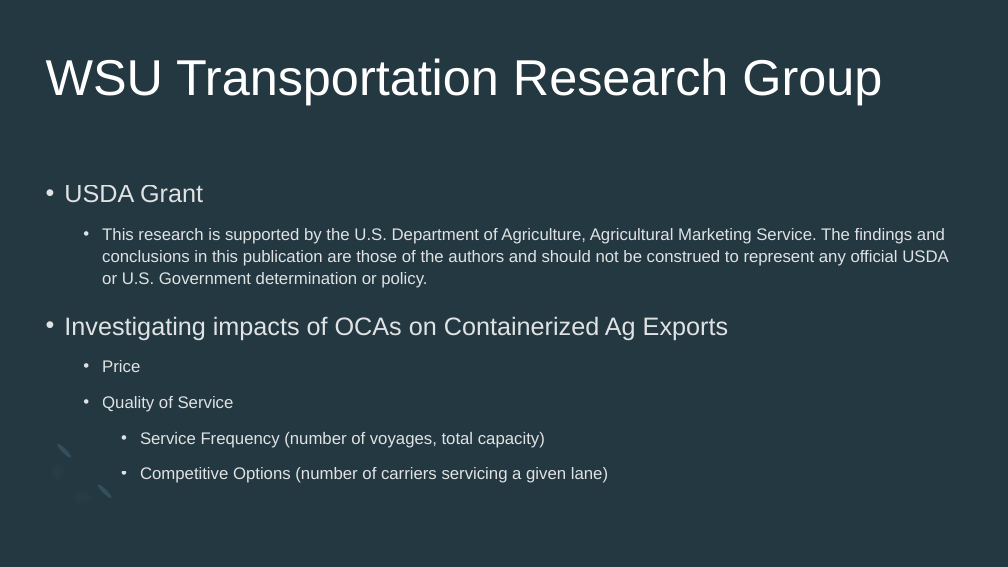
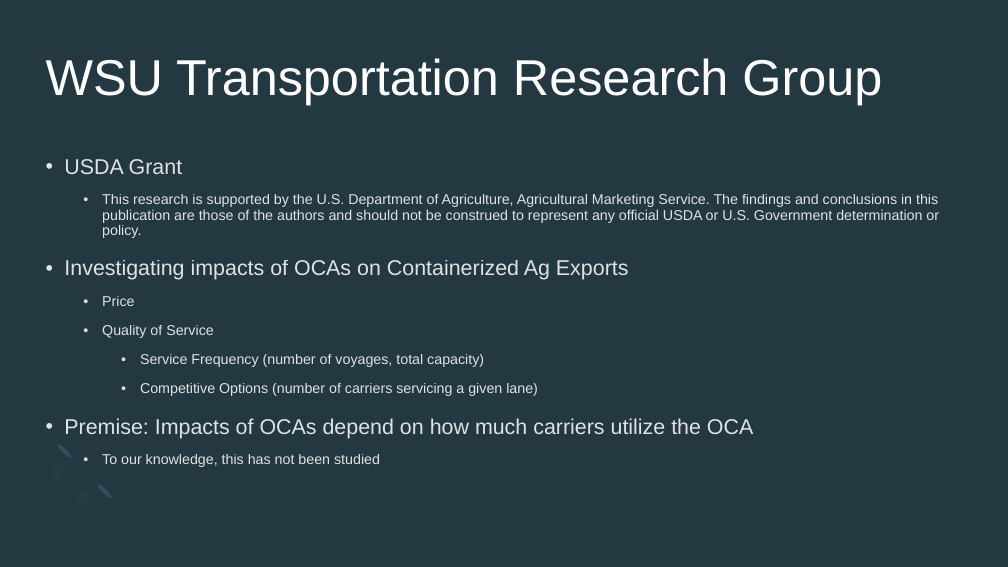
Before and after one commit to epistemetrica/Ocean-Carrier-Alliances-Project, a slide deck: slide 7 of PNREC/PNREC slides.pptx (slide 6 before the commit). Drawn at 1008x567 pixels with LibreOffice and Linux fonts; fonts in the diff are those of the drawing. Boxes give left, top, right and bottom in pixels: in the first picture for what was removed or moved away, otherwise in the second. Text is boxed around its words. In the diff, an @@ line names an element or a change of style, - is before the commit and + after.

```diff
--- a/PNREC/PNREC slides.pptx
+++ b/PNREC/PNREC slides.pptx
@@ text "USDA Grant": place and size @@
-text "USDA Grant" at (64, 185, 948, 483)
+text "USDA Grant" at (64, 159, 939, 467)
@@ text at (64, 159, 939, 396): size 24 to 20.4 pt in "USDA Grant", "Investigating impacts of OCAs on Containerized Ag ..."; size 16 to 13.6 pt in "This research is supported by the U.S. ...", "Price", "Quality of Service", "Service Frequency (number of voyages, total capacity)" and 1 more places; line spacing 1.1 to 0.9 @@
@@ text at (64, 418, 753, 467): paragraphs added @@
+• Premise: Impacts of OCAs depend on how much carriers utilize the OCA
+  • To our knowledge, this has not been studied
```
Also in this commit, not shown: 5 other slides changed, 5 slides added, 2 slides removed, 14 other files.
